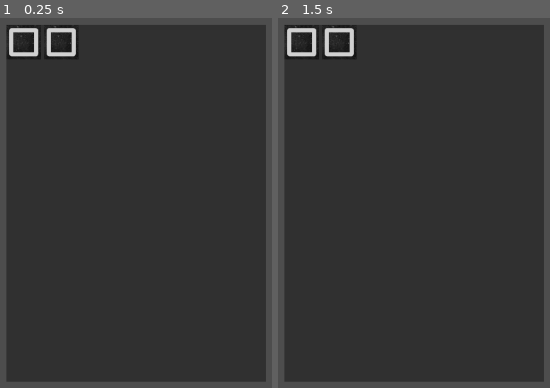
Above: before the commit, frames 1-2 (left to right).
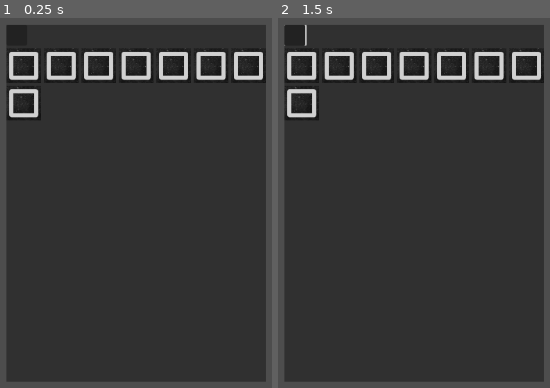
Above: after the commit, the same moments.

Repository: foadelamoury/TheSherifFox
Game: Godot game, scene res://Scenes/inventory.tscn
The game is run twice, just before and just after one commit, with the same random seed, the same clock (stepped at 60 frames per second) and the same inputs. This scene is started directly instead of the project's main scene.
Inputs (mouse positions are in pixels of both pictures, inside the frame that each line leads up to):
- Up to frame 1 (0.25 s): no input
- Up to frame 2 (1.5 s): click (294, 36) at 0.52 s; tap Enter at 1.25 s; move the mouse to (outside the picture) at 1.27 s; hold Right (ui_right) from 1.28 s (still down); click (outside the picture) at 1.35 s

The runs differ from the first frame. In frame 1, 4.3% of the frame differs, in the area x 3-98%, y 2-28%; in frame 2, 4.4%, in the area x 2-98%, y 1-28%.

Commit message:
temporary inventory

Diff:
--- /dev/null
+++ b/Data/Item_data.json
@@ -0,0 +1,22 @@
+{
+  "1": {
+    "Name": "Item1",
+    "Value": 10,
+    "Grid": "0,0/0,1/-1,0"
+  },
+  "2": {
+    "Name": "Item2",
+    "Value": 20,
+    "Grid": "0,0/0,1"
+  },
+  "3": {
+    "Name": "Item3",
+    "Value": 30,
+    "Grid": "0,0/1,0"
+  },
+  "4": {
+    "Name": "Item4",
+    "Value": 40,
+    "Grid": "0,0"
+  }
+}
--- /dev/null
+++ b/DataHandler.gd
@@ -0,0 +1,28 @@
+extends Node
+
+var item_data := {}
+var item_grid_data := {}
+@onready var item_data_path = "res://Data/Item_data.json"
+
+# Called when the node enters the scene tree for the first time.
+func _ready():
+	load_data(item_data_path)
+	set_grid_data()
+
+#load the data file
+func load_data(path : String) -> void:
+	if not FileAccess.file_exists(path):
+		print("Item Data file not found")
+	var item_data_file = FileAccess.open(path, FileAccess.READ)
+	item_data = JSON.parse_string(item_data_file.get_as_text())
+	item_data_file.close()
+	#print(item_data)	#check value
+
+#process the json and put the grid information into accessable array format for iterating
+func set_grid_data() -> void:
+	for item in item_data.keys():
+		var temp_grid_array := []
+		for point in item_data[item]["Grid"].split("/"):
+			temp_grid_array.push_back(point.split(","))
+		item_grid_data[item] = temp_grid_array
+	#print(item_grid_data)	#check values
--- a/Scenes/inv_slot.tscn
+++ b/Scenes/inv_slot.tscn
@@ -1,7 +1,7 @@
 [gd_scene load_steps=3 format=3 uid="uid://b0n35uiq3igdy"]
 
 [ext_resource type="Texture2D" uid="uid://s2tab6xwphco" path="res://Images/inventory_texture.png" id="1_a44o1"]
-[ext_resource type="Script" path="res://Scenes/inv_slot.gd" id="2_822pr"]
+[ext_resource type="Script" path="res://Scripts/inv_slot.gd" id="2_822pr"]
 
 [node name="InvSlot" type="TextureRect"]
 custom_minimum_size = Vector2(50, 50)
--- a/Scenes/inventory.tscn
+++ b/Scenes/inventory.tscn
@@ -1,6 +1,6 @@
 [gd_scene load_steps=3 format=3 uid="uid://02lpvk0xhpjd"]
 
-[ext_resource type="Script" path="res://Scenes/inventory.gd" id="1_gqgwk"]
+[ext_resource type="Script" path="res://Scripts/inventory.gd" id="1_gqgwk"]
 [ext_resource type="PackedScene" uid="uid://b0n35uiq3igdy" path="res://Scenes/inv_slot.tscn" id="3_i0ker"]
 
 [node name="Inventory" type="Control"]
@@ -24,23 +24,48 @@
 grow_horizontal = 2
 grow_vertical = 2
 
-[node name="InventoryContainer" type="VBoxContainer" parent="ColorRect/MarginContainer"]
+[node name="VBoxContainer" type="VBoxContainer" parent="ColorRect/MarginContainer"]
 layout_mode = 2
 
-[node name="GridContainer" type="GridContainer" parent="ColorRect/MarginContainer/InventoryContainer"]
+[node name="ScrollContainer" type="ScrollContainer" parent="ColorRect/MarginContainer/VBoxContainer"]
+custom_minimum_size = Vector2(0, 30)
+layout_mode = 2
+
+[node name="GridContainer" type="GridContainer" parent="ColorRect/MarginContainer/VBoxContainer/ScrollContainer"]
+layout_mode = 2
+size_flags_horizontal = 4
+size_flags_vertical = 4
+
+[node name="Button" type="Button" parent="ColorRect/MarginContainer/VBoxContainer/ScrollContainer/GridContainer"]
+custom_minimum_size = Vector2(30, 30)
+layout_mode = 2
+size_flags_horizontal = 4
+size_flags_vertical = 4
+
+[node name="GridContainer" type="GridContainer" parent="ColorRect/MarginContainer/VBoxContainer"]
 layout_mode = 2
 columns = 7
 
-[node name="InvSlot" parent="ColorRect/MarginContainer/InventoryContainer/GridContainer" instance=ExtResource("3_i0ker")]
+[node name="InvSlot" parent="ColorRect/MarginContainer/VBoxContainer/GridContainer" instance=ExtResource("3_i0ker")]
 layout_mode = 2
 
-[node name="InvSlot2" parent="ColorRect/MarginContainer/InventoryContainer/GridContainer" instance=ExtResource("3_i0ker")]
+[node name="InvSlot2" parent="ColorRect/MarginContainer/VBoxContainer/GridContainer" instance=ExtResource("3_i0ker")]
 layout_mode = 2
 
-[node name="InvSlot3" parent="ColorRect/MarginContainer/InventoryContainer/GridContainer" instance=ExtResource("3_i0ker")]
+[node name="InvSlot3" parent="ColorRect/MarginContainer/VBoxContainer/GridContainer" instance=ExtResource("3_i0ker")]
 layout_mode = 2
-accessible = false
 
-[node name="InvSlot4" parent="ColorRect/MarginContainer/InventoryContainer/GridContainer" instance=ExtResource("3_i0ker")]
+[node name="InvSlot4" parent="ColorRect/MarginContainer/VBoxContainer/GridContainer" instance=ExtResource("3_i0ker")]
 layout_mode = 2
-accessible = false
+
+[node name="InvSlot5" parent="ColorRect/MarginContainer/VBoxContainer/GridContainer" instance=ExtResource("3_i0ker")]
+layout_mode = 2
+
+[node name="InvSlot6" parent="ColorRect/MarginContainer/VBoxContainer/GridContainer" instance=ExtResource("3_i0ker")]
+layout_mode = 2
+
+[node name="InvSlot7" parent="ColorRect/MarginContainer/VBoxContainer/GridContainer" instance=ExtResource("3_i0ker")]
+layout_mode = 2
+
+[node name="InvSlot8" parent="ColorRect/MarginContainer/VBoxContainer/GridContainer" instance=ExtResource("3_i0ker")]
+layout_mode = 2
--- /dev/null
+++ b/Scenes/item.tscn
@@ -0,0 +1,10 @@
+[gd_scene load_steps=2 format=3 uid="uid://dwc58vbefqsm8"]
+
+[ext_resource type="Script" path="res://Scripts/item.gd" id="1_7x02k"]
+
+[node name="item" type="Node2D"]
+script = ExtResource("1_7x02k")
+
+[node name="Icon" type="TextureRect" parent="."]
+offset_right = 40.0
+offset_bottom = 40.0
--- a/Scenes/player_bullet.tscn
+++ b/Scenes/player_bullet.tscn
@@ -1,7 +1,7 @@
 [gd_scene load_steps=4 format=3 uid="uid://cd846qcsp2gnt"]
 
 [ext_resource type="Texture2D" uid="uid://dh1rxevs7d072" path="res://Images/bulletYellowSilver_outline.png" id="1_61u6a"]
-[ext_resource type="Script" path="res://Scenes/player_bullet.gd" id="1_h4vc6"]
+[ext_resource type="Script" path="res://Scripts/player_bullet.gd" id="1_b1com"]
 
 [sub_resource type="RectangleShape2D" id="RectangleShape2D_yr5s8"]
 size = Vector2(11.76, 16.03)
@@ -9,7 +9,7 @@
 [node name="Area2D" type="Area2D"]
 rotation = 1.5708
 scale = Vector2(1.955, 1.955)
-script = ExtResource("1_h4vc6")
+script = ExtResource("1_b1com")
 
 [node name="CollisionShape2D" type="CollisionShape2D" parent="."]
 shape = SubResource("RectangleShape2D_yr5s8")
--- /dev/null
+++ b/Scripts/item.gd
@@ -0,0 +1,49 @@
+extends Node2D
+
+@onready var IconRect_path = $Icon
+
+var item_ID : int
+var item_grids := []
+var selected = false
+var grid_anchor = null
+
+# Called when the node enters the scene tree for the first time.
+func _ready():
+	pass
+
+
+# Called every frame. 'delta' is the elapsed time since the previous frame.
+func _process(delta):
+	if selected:
+		global_position = lerp(global_position, get_global_mouse_position(), 25 * delta)
+
+func load_item(a_ItemID : int) -> void:
+	var Icon_path = "res://Assets/" + DataHandler.item_data[str(a_ItemID)]["Name"] + ".png"
+	IconRect_path.texture = load(Icon_path)
+	for grid in DataHandler.item_grid_data[str(a_ItemID)]:
+		var converter_array := []
+		for i in grid :
+			converter_array.push_back(int(i))
+		item_grids.push_back(converter_array)
+	#print(item_grids)
+
+#rotate 90 degress CW
+func rotate_item():
+	for grid in item_grids:
+		var temp_y = grid[0]
+		grid[0] = -grid[1]
+		grid[1] = temp_y
+	rotation_degrees += 90
+	if rotation_degrees>=360:
+		rotation_degrees = 0
+
+func _snap_to(destination):
+	var tween = get_tree().create_tween()
+	#separate cases to avoid snapping errors
+	if int(rotation_degrees) % 180 == 0:
+		destination += IconRect_path.size/2
+	else:
+		var temp_xy_switch = Vector2(IconRect_path.size.y,IconRect_path.size.x)
+		destination += temp_xy_switch/2
+	tween.tween_property(self, "global_position", destination, 0.15).set_trans(Tween.TRANS_SINE)
+	selected = false
--- /dev/null
+++ b/inventory.gd
@@ -0,0 +1,159 @@
+extends Control
+
+@onready var slot_scene = preload("res://slot.tscn")
+@onready var grid_container = $Background/MarginContainer/VBoxContainer/ScrollContainer/GridContainer
+@onready var item_scene = preload("res://item.tscn")
+@onready var scroll_container = $Background/MarginContainer/VBoxContainer/ScrollContainer
+@onready var col_count = grid_container.columns #save column number
+@onready var grid_container2 = $Background2/MarginContainer/VBoxContainer/ScrollContainer/GridContainer
+
+var grid_array := []
+var item_held = null
+var current_slot = null
+var can_place := false
+var icon_anchor : Vector2
+# Called when the node enters the scene tree for the first time.
+func _ready():
+	for i in range(14):
+		create_slot()
+
+
+
+# Called every frame. 'delta' is the elapsed time since the previous frame.
+func _process(delta):
+	if item_held:
+		if Input.is_action_just_pressed("mouse_rightclick"):
+			rotate_item()
+
+		if Input.is_action_just_pressed("mouse_leftclick"):
+			if scroll_container.get_global_rect().has_point(get_global_mouse_position()):
+				place_item()
+	else:
+		if Input.is_action_just_pressed("mouse_leftclick"):
+			if scroll_container.get_global_rect().has_point(get_global_mouse_position()):
+				pick_item()
+
+
+func create_slot():
+	var new_slot = slot_scene.instantiate()
+	new_slot.slot_ID = grid_array.size()
+	grid_container.add_child(new_slot)
+	grid_array.push_back(new_slot)
+	new_slot.slot_entered.connect(_on_slot_mouse_entered)
+	new_slot.slot_exited.connect(_on_slot_mouse_exited)
+	pass
+
+
+func _on_slot_mouse_entered(a_Slot):
+	icon_anchor = Vector2(10000,100000)
+	current_slot = a_Slot
+	if item_held:
+		check_slot_availability(current_slot)
+		set_grids.call_deferred(current_slot)
+
+func _on_slot_mouse_exited(a_Slot):
+	clear_grid()
+
+	if not grid_container.get_global_rect().has_point(get_global_mouse_position()):
+		current_slot = null
+
+func _on_button_spawn_pressed():
+	var new_item = item_scene.instantiate()
+	add_child(new_item)
+	new_item.load_item(randi_range(1,4))    #randomize this for different items to spawn
+	new_item.selected = true
+	item_held = new_item
+
+
+func check_slot_availability(a_Slot):
+	for grid in item_held.item_grids:
+		var grid_to_check = a_Slot.slot_ID + grid[0] + grid[1] * col_count
+		var line_switch_check = a_Slot.slot_ID % col_count + grid[0]
+		if line_switch_check < 0 or line_switch_check >= col_count:
+			can_place = false
+			return
+		if grid_to_check < 0 or grid_to_check >= grid_array.size():
+			can_place = false
+			return
+		if grid_array[grid_to_check].state == grid_array[grid_to_check].States.TAKEN:
+			can_place = false
+			return
+
+	can_place = true
+
+func set_grids(a_Slot):
+	for grid in item_held.item_grids:
+		var grid_to_check = a_Slot.slot_ID + grid[0] + grid[1] * col_count
+		if grid_to_check < 0 or grid_to_check >= grid_array.size():
+			continue
+		#make sure the check don't wrap around boarders
+		var line_switch_check = a_Slot.slot_ID % col_count + grid[0]
+		if line_switch_check <0 or line_switch_check >= col_count:
+			continue
+
+		if can_place:
+			grid_array[grid_to_check].set_color(grid_array[grid_to_check].States.FREE)
+			#save anchor for snapping
+			if grid[1] < icon_anchor.x: icon_anchor.x = grid[1]
+			if grid[0] < icon_anchor.y: icon_anchor.y = grid[0]
+
+		else:
+			grid_array[grid_to_check].set_color(grid_array[grid_to_check].States.TAKEN)
+
+func clear_grid():
+	for grid in grid_array:
+		grid.set_color(grid.States.DEFAULT)
+
+func rotate_item():
+	item_held.rotate_item()
+	clear_grid()
+	if current_slot:
+		_on_slot_mouse_entered(current_slot)
+
+func place_item():
+	if not can_place or not current_slot:
+		return #put indication of placement failed, sound or visual here
+
+	#for changing scene tree
+	item_held.get_parent().remove_child(item_held)
+	grid_container.add_child(item_held)
+	item_held.global_position = get_global_mouse_position()
+	####
+	var calculated_grid_id = current_slot.slot_ID + icon_anchor.x * col_count + icon_anchor.y
+	item_held._snap_to(grid_array[calculated_grid_id].global_position)
+	print(calculated_grid_id)
+	item_held.grid_anchor = current_slot
+	for grid in item_held.item_grids:
+		var grid_to_check = current_slot.slot_ID + grid[0] + grid[1] * col_count
+		grid_array[grid_to_check].state = grid_array[grid_to_check].States.TAKEN
+		grid_array[grid_to_check].item_stored = item_held
+
+	#put item into a data storage here
+
+	item_held = null
+	clear_grid()
+
+func pick_item():
+	if not current_slot or not current_slot.item_stored:
+		return
+	item_held = current_slot.item_stored
+	item_held.selected = true
+	#move node in the scene tree
+	item_held.get_parent().remove_child(item_held)
+	add_child(item_held)
+	item_held.global_position = get_global_mouse_position()
+	####
+
+	for grid in item_held.item_grids:
+		var grid_to_check = item_held.grid_anchor.slot_ID + grid[0] + grid[1] * col_count # use grid anchor instead of current slot to prevent bug
+		grid_array[grid_to_check].state = grid_array[grid_to_check].States.FREE
+		grid_array[grid_to_check].item_stored = null
+
+	check_slot_availability(current_slot)
+	set_grids.call_deferred(current_slot)
+
+
+
+
+func _on_add_slot_pressed():
+	create_slot()
--- /dev/null
+++ b/inventory.tscn
@@ -0,0 +1,112 @@
+[gd_scene load_steps=2 format=3 uid="uid://bdq71e34x3qx2"]
+
+[ext_resource type="Script" path="res://inventory.gd" id="1_jolrh"]
+
+[node name="Inventory" type="Control"]
+layout_mode = 3
+anchors_preset = 15
+anchor_right = 1.0
+anchor_bottom = 1.0
+grow_horizontal = 2
+grow_vertical = 2
+script = ExtResource("1_jolrh")
+
+[node name="Background" type="ColorRect" parent="."]
+layout_mode = 0
+offset_left = 129.0
+offset_top = 62.0
+offset_right = 549.0
+offset_bottom = 582.0
+color = Color(0.14902, 0.0823529, 0.0823529, 1)
+
+[node name="MarginContainer" type="MarginContainer" parent="Background"]
+layout_mode = 1
+anchors_preset = 15
+anchor_right = 1.0
+anchor_bottom = 1.0
+grow_horizontal = 2
+grow_vertical = 2
+
+[node name="VBoxContainer" type="VBoxContainer" parent="Background/MarginContainer"]
+layout_mode = 2
+
+[node name="Header" type="HBoxContainer" parent="Background/MarginContainer/VBoxContainer"]
+custom_minimum_size = Vector2(0, 100)
+layout_mode = 2
+size_flags_vertical = 2
+theme_override_constants/separation = 0
+
+[node name="Button_Spawn" type="Button" parent="Background/MarginContainer/VBoxContainer/Header"]
+custom_minimum_size = Vector2(200, 70)
+layout_mode = 2
+size_flags_horizontal = 6
+size_flags_vertical = 4
+theme_override_font_sizes/font_size = 20
+text = "Spawn Item"
+
+[node name="Add_slot" type="Button" parent="Background/MarginContainer/VBoxContainer/Header"]
+custom_minimum_size = Vector2(100, 50)
+layout_mode = 2
+size_flags_horizontal = 6
+size_flags_vertical = 4
+text = "Add Slot"
+
+[node name="ScrollContainer" type="ScrollContainer" parent="Background/MarginContainer/VBoxContainer"]
+custom_minimum_size = Vector2(0, 420)
+layout_mode = 2
+size_flags_vertical = 3
+
+[node name="GridContainer" type="GridContainer" parent="Background/MarginContainer/VBoxContainer/ScrollContainer"]
+layout_mode = 2
+theme_override_constants/h_separation = 0
+theme_override_constants/v_separation = 0
+columns = 8
+
+[node name="Background2" type="ColorRect" parent="."]
+visible = false
+layout_mode = 0
+offset_left = 700.0
+offset_top = 62.0
+offset_right = 1120.0
+offset_bottom = 582.0
+color = Color(0.14902, 0.0823529, 0.0823529, 1)
+
+[node name="MarginContainer" type="MarginContainer" parent="Background2"]
+layout_mode = 1
+anchors_preset = 15
+anchor_right = 1.0
+anchor_bottom = 1.0
+grow_horizontal = 2
+grow_vertical = 2
+
+[node name="VBoxContainer" type="VBoxContainer" parent="Background2/MarginContainer"]
+layout_mode = 2
+
+[node name="Header" type="HBoxContainer" parent="Background2/MarginContainer/VBoxContainer"]
+custom_minimum_size = Vector2(0, 100)
+layout_mode = 2
+size_flags_vertical = 2
+theme_override_constants/separation = 0
+
+[node name="Button_Spawn" type="Button" parent="Background2/MarginContainer/VBoxContainer/Header"]
+custom_minimum_size = Vector2(200, 70)
+layout_mode = 2
+size_flags_horizontal = 6
+size_flags_vertical = 4
+theme_override_font_sizes/font_size = 20
+text = "Spawn Item"
+
+[node name="ScrollContainer" type="ScrollContainer" parent="Background2/MarginContainer/VBoxContainer"]
+custom_minimum_size = Vector2(0, 420)
+layout_mode = 2
+size_flags_vertical = 3
+
+[node name="GridContainer" type="GridContainer" parent="Background2/MarginContainer/VBoxContainer/ScrollContainer"]
+layout_mode = 2
+theme_override_constants/h_separation = 1
+theme_override_constants/v_separation = 1
+columns = 8
+
+[connection signal="pressed" from="Background/MarginContainer/VBoxContainer/Header/Button_Spawn" to="." method="_on_button_spawn_pressed"]
+[connection signal="pressed" from="Background/MarginContainer/VBoxContainer/Header/Add_slot" to="." method="_on_add_slot_pressed"]
+[connection signal="pressed" from="Background2/MarginContainer/VBoxContainer/Header/Button_Spawn" to="." method="_on_button_spawn_pressed"]
--- /dev/null
+++ b/item.gd
@@ -0,0 +1,49 @@
+extends Node2D
+
+@onready var IconRect_path = $Icon
+
+var item_ID : int
+var item_grids := []
+var selected = false
+var grid_anchor = null
+
+# Called when the node enters the scene tree for the first time.
+func _ready():
+	pass
+
+
+# Called every frame. 'delta' is the elapsed time since the previous frame.
+func _process(delta):
+	if selected:
+		global_position = lerp(global_position, get_global_mouse_position(), 25 * delta)
+
+func load_item(a_ItemID : int) -> void:
+	var Icon_path = "res://Assets/" + DataHandler.item_data[str(a_ItemID)]["Name"] + ".png"
+	IconRect_path.texture = load(Icon_path)
+	for grid in DataHandler.item_grid_data[str(a_ItemID)]:
+		var converter_array := []
+		for i in grid :
+			converter_array.push_back(int(i))
+		item_grids.push_back(converter_array)
+	#print(item_grids)
+
+#rotate 90 degress CW
+func rotate_item():
+	for grid in item_grids:
+		var temp_y = grid[0]
+		grid[0] = -grid[1]
+		grid[1] = temp_y
+	rotation_degrees += 90
+	if rotation_degrees>=360:
+		rotation_degrees = 0
+
+func _snap_to(destination):
+	var tween = get_tree().create_tween()
+	#separate cases to avoid snapping errors
+	if int(rotation_degrees) % 180 == 0:
+		destination += IconRect_path.size/2
+	else:
+		var temp_xy_switch = Vector2(IconRect_path.size.y,IconRect_path.size.x)
+		destination += temp_xy_switch/2
+	tween.tween_property(self, "global_position", destination, 0.15).set_trans(Tween.TRANS_SINE)
+	selected = false
--- /dev/null
+++ b/item.tscn
@@ -0,0 +1,19 @@
+[gd_scene load_steps=2 format=3 uid="uid://cgm6b2tpenwep"]
+
+[ext_resource type="Script" path="res://item.gd" id="1_im0vf"]
+
+[node name="Item" type="Node2D"]
+script = ExtResource("1_im0vf")
+
+[node name="Icon" type="TextureRect" parent="."]
+anchors_preset = 8
+anchor_left = 0.5
+anchor_top = 0.5
+anchor_right = 0.5
+anchor_bottom = 0.5
+offset_left = -20.0
+offset_top = -20.0
+offset_right = 20.0
+offset_bottom = 20.0
+grow_horizontal = 2
+grow_vertical = 2
--- /dev/null
+++ b/slot.gd
@@ -0,0 +1,37 @@
+extends TextureRect
+
+signal slot_entered(slot)
+signal slot_exited(slot)
+
+@onready var filter = $StatusFilter
+
+var slot_ID
+var is_hovering:=false
+enum States {DEFAULT, TAKEN, FREE}
+var state = States.DEFAULT
+var item_stored = null
+
+
+# Called when the node enters the scene tree for the first time.
+func _ready():
+	pass # Replace with function body.
+
+func set_color(a_state = States.DEFAULT) -> void :
+	match a_state:
+		States.DEFAULT:
+			filter.color = Color(Color.WHITE, 0.0)
+		States.TAKEN:
+			filter.color = Color(Color.RED, 0.2)
+		States.FREE:
+			filter.color = Color(Color.GREEN, 0.2)
+
+# Called every frame. 'delta' is the elapsed time since the previous frame.
+func _process(delta):
+	if get_global_rect().has_point(get_global_mouse_position()):
+		if not is_hovering:
+			is_hovering = true
+			emit_signal("slot_entered",self)
+	else:
+		if is_hovering:
+			is_hovering = false
+			emit_signal("slot_exited",self)
--- /dev/null
+++ b/slot.tscn
@@ -0,0 +1,21 @@
+[gd_scene load_steps=3 format=3 uid="uid://bwwf7txdqilrc"]
+
+[ext_resource type="Texture2D" uid="uid://dd3ppdnkci0bj" path="res://Assets/inventory_texture.png" id="1_cv2pd"]
+[ext_resource type="Script" path="res://slot.gd" id="2_g5ktd"]
+
+[node name="Slot" type="TextureRect"]
+custom_minimum_size = Vector2(50, 50)
+offset_right = 50.0
+offset_bottom = 50.0
+texture = ExtResource("1_cv2pd")
+expand_mode = 1
+script = ExtResource("2_g5ktd")
+
+[node name="StatusFilter" type="ColorRect" parent="."]
+layout_mode = 1
+anchors_preset = 15
+anchor_right = 1.0
+anchor_bottom = 1.0
+grow_horizontal = 2
+grow_vertical = 2
+color = Color(1, 0, 0, 0)
Not shown, added: Assets/Item1.png.import
Not shown, added: Assets/Item2.png.import
Not shown, added: Assets/Item3.png.import
Not shown, added: Assets/Item4.png.import
Binary file added: Assets/inventory_texture.png
Not shown, added: Assets/inventory_texture.png.import
Renamed: Scenes/inv_slot.gd -> Scripts/inv_slot.gd
Renamed: Scenes/inventory.gd -> Scripts/inventory.gd
Renamed: Scenes/player_bullet.gd -> Scripts/player_bullet.gd
Not shown, added: Assets/inventory_texture.png~
